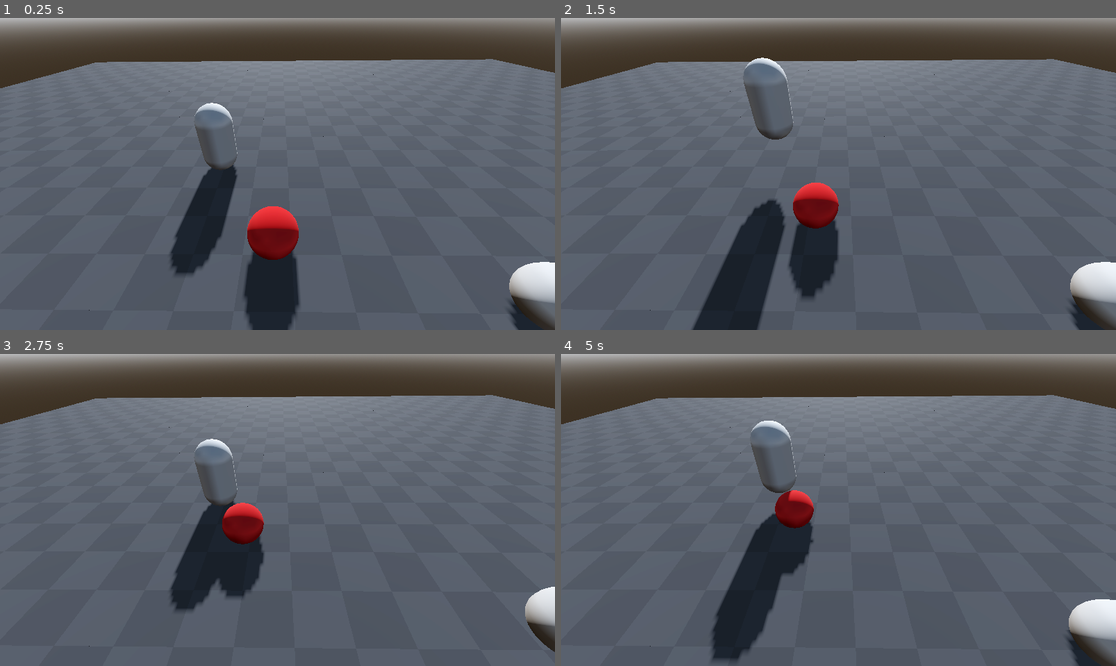
Above: before the commit, frames 1-4 (two rows, left to right).
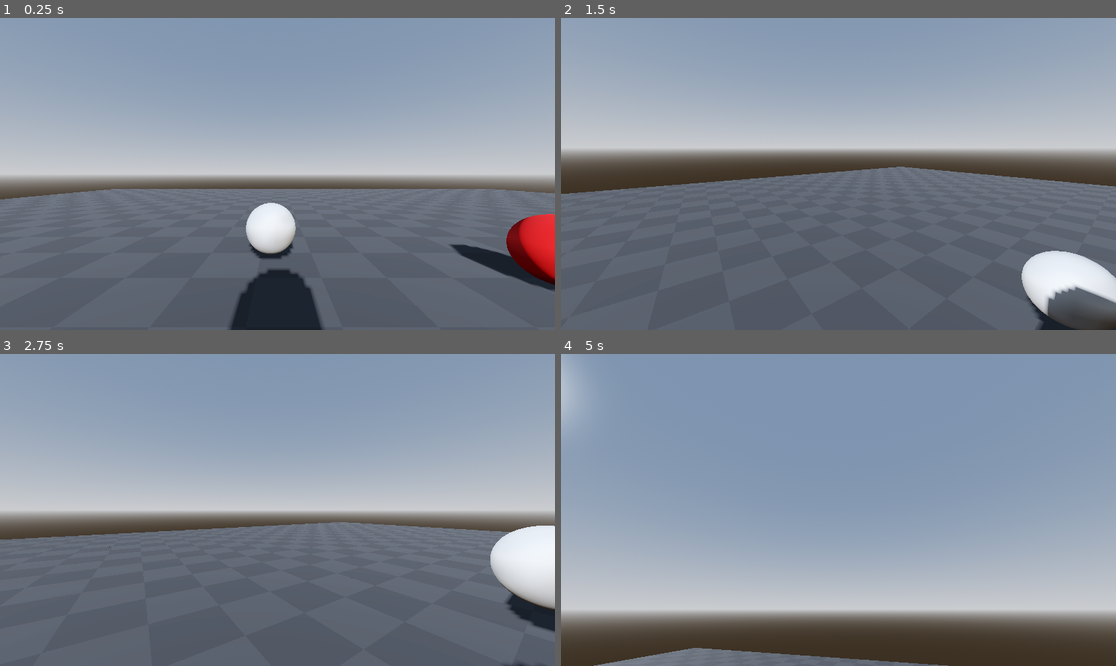
Above: after the commit, the same moments.

Repository: varshzakalq/game1
Game: Godot game, scene res://_main/Temporary stuff/temp_main.tscn
Two runs of this game, one before a commit and one after it. Both use one fixed random seed, a clock stepped at 60 frames per second and the inputs below.
Inputs (mouse positions are in pixels of both pictures, inside the frame that each line leads up to):
- Up to frame 1 (0.25 s): no input
- Up to frame 2 (1.5 s): tap Enter (ui_accept) at 0.5, 0.77, 0.8, 1.07, 1.35 s; move the mouse to (960, 158) at 0.52 s; hold D (Right) 0.53-1.28 s; hold R (Rewind) 0.53-1.28 s; click (960, 158) at 0.67 s; move the mouse to (727, 189) at 1.27 s; hold S (Backward) from 1.28 s (still down); click (727, 189) at 1.42 s
- Up to frame 3 (2.75 s): tap Enter (ui_accept) at 1.52, 1.82, 2.3 s; tap R (Rewind) at 1.55 s; move the mouse to (333, 441) at 2.02 s; release S (Backward) at 2.03 s; hold D (Right) from 2.03 s (still down); hold R (Rewind) from 2.03 s (still down); click (333, 441) at 2.17 s
- Up to frame 4 (5 s): move the mouse to (810, 572) at 2.77 s; release D (Right) at 2.78 s; release R (Rewind) at 2.78 s; hold W (Forward) 2.78-3.53 s; tap R (Rewind) at 2.85, 4.35 s; click (810, 572) at 2.92 s; tap Enter (ui_accept) at 3.02, 3.32, 3.6, 3.77, 4.07, 4.52, 4.82 s; move the mouse to (1005, 556) at 3.52 s; hold A (Left) from 3.53 s (still down); click (1005, 556) at 3.67 s; move the mouse to (672, 463) at 4.27 s; click (672, 463) at 4.42 s

The runs differ from the first frame. In frame 1, 65% of the frame differs, in the area x 0-100%, y 0-100%; in frame 2, 60%; in frame 3, 63%; in frame 4, 98%.

Commit message:
player camera stuff with undo

Diff:
--- /dev/null
+++ b/_base_objects/_characters/Player/player.gd
@@ -0,0 +1,73 @@
+extends Time_Character
+class_name Player
+
+
+
+# ==========================================
+# NODE REFERENCES
+# ==========================================
+@onready var camera = %Camera
+@onready var camera_rotation = camera.global_rotation.x :
+	set(value):
+		if camera.global_rotation.x != value:
+			camera.global_rotation.x = value
+			camera_rotation = value
+
+
+# ==========================================
+# MODULAR INPUT STATE
+# ==========================================
+
+var _input_direction : Vector2 = Vector2.ZERO
+var _input_jump_requested : bool = false
+var _input_rewind_held : bool = false
+
+# ==========================================
+# CORE LOOP
+# ==========================================
+func _physics_process(delta: float) -> void:
+
+	_gather_inputs()
+
+	_process_time_mechanics(delta)
+
+	if not _is_rewinding:
+		_process_normal_movement(delta)
+
+		move_and_slide()
+
+	#EXTREMELY IMPORTANT
+	super._physics_process(delta)
+
+# ==========================================
+# FUNCTION BLOCKS
+# ==========================================
+
+func _gather_inputs() -> void:
+	# Capture movement vector (Normalized automatically by get_vector)
+	_input_direction = Input.get_vector("Forward", "Backward", "Left", "Right")
+
+	# Capture discrete actions
+	_input_jump_requested = Input.is_action_just_pressed("ui_accept")
+
+	# Capture continuous actions
+	_input_rewind_held = Input.is_action_pressed("Rewind")
+
+func _process_time_mechanics(delta: float) -> void:
+	if _input_rewind_held:
+		_rollback(delta)
+	else:
+		# If the button is not held but we are currently marked as rewinding, stop it
+		if _is_rewinding:
+			_stop_rollback()
+
+func _process_normal_movement(delta: float) -> void:
+	# Apply standard directional movement
+	_move_self(_input_direction, delta)
+
+	# Apply jump logic
+	if _input_jump_requested:
+		_attempt_jump()
+
+	# Apply gravity (Make sure your base class _get_gravity accepts 'delta' as we updated earlier)
+	_get_gravity(delta)
--- /dev/null
+++ b/_base_objects/_characters/Player/player.tscn
@@ -0,0 +1,68 @@
+[gd_scene format=3 uid="uid://bp6wjeidcmh6x"]
+
+[ext_resource type="Script" uid="uid://cwjcjftukvpnn" path="res://_base_objects/_characters/Player/player.gd" id="1_dmsef"]
+
+[sub_resource type="CapsuleShape3D" id="CapsuleShape3D_dmsef"]
+
+[sub_resource type="CapsuleMesh" id="CapsuleMesh_uonmu"]
+
+[sub_resource type="GDScript" id="GDScript_x2vq2"]
+resource_name = "player_camera"
+script/source = "extends Camera3D
+
+@export var mouse_sensitivity : float = 0.002
+@export var min_pitch : float = -80.0
+@export var max_pitch : float = 80.0
+
+@onready var player : CharacterBody3D = get_parent()
+
+func _ready() -> void:
+	Input.mouse_mode = Input.MOUSE_MODE_CAPTURED
+
+func _unhandled_input(event: InputEvent) -> void:
+
+	# --- NEW: Toggle Mouse Capture ---
+	if event.is_action_pressed(\"ui_cancel\"):
+		if Input.mouse_mode == Input.MOUSE_MODE_CAPTURED:
+			Input.mouse_mode = Input.MOUSE_MODE_VISIBLE
+		else:
+			Input.mouse_mode = Input.MOUSE_MODE_CAPTURED
+
+	# Left-click to recapture the mouse if it was freed
+	if event is InputEventMouseButton and event.button_index == MOUSE_BUTTON_LEFT and event.pressed:
+		if Input.mouse_mode == Input.MOUSE_MODE_VISIBLE:
+			Input.mouse_mode = Input.MOUSE_MODE_CAPTURED
+
+	# --- EXISTING: Camera Rotation ---
+	if event is InputEventMouseMotion and Input.mouse_mode == Input.MOUSE_MODE_CAPTURED:
+
+		# Rotate the parent body Left/Right
+		player.rotate_y(-event.relative.x * mouse_sensitivity)
+
+		# Rotate ONLY the camera Up/Down
+		rotate_x(-event.relative.y * mouse_sensitivity)
+
+		# Clamp the vertical look
+		rotation.x = clamp(rotation.x, deg_to_rad(min_pitch), deg_to_rad(max_pitch))
+		player.camera_rotation = rotation.x
+"
+
+[node name="Player" type="CharacterBody3D" unique_id=1091194407]
+script = ExtResource("1_dmsef")
+SPEED = 3.0
+JUMP_HEIGHT = 8.0
+SNAPSHOT_PROPERTY_LIST = Array[String](["velocity", "position", "camera_rotation", "global_rotation"])
+REWIND_ACCELERATION = 0.5
+metadata/_custom_type_script = "uid://b37pyy3cyklrv"
+
+[node name="Collision" type="CollisionShape3D" parent="." unique_id=993622367]
+shape = SubResource("CapsuleShape3D_dmsef")
+
+[node name="Mesh" type="CSGMesh3D" parent="." unique_id=194374999]
+mesh = SubResource("CapsuleMesh_uonmu")
+
+[node name="Camera" type="Camera3D" parent="." unique_id=2122543223]
+unique_name_in_owner = true
+transform = Transform3D(1, 0, 0, 0, 1, 0, 0, 0, 1, 0, 0.58896637, 0)
+current = true
+script = SubResource("GDScript_x2vq2")
--- a/_base_objects/_characters/old enemy(for reference)/Sphere/Components/AI/Melee.gd
+++ b/_base_objects/_characters/old enemy(for reference)/Sphere/Components/AI/Melee.gd
@@ -15,7 +15,8 @@
 
 func _damage_target(target, amount : float):
 	if not target.has_method("take_damage"):
-		push_error("Target has no method to take damage")
+		pass
+		#push_error("Target has no method to take damage")
 	else:
 		main_body._play_melee_attack_animation()
 		target.take_damage(amount)
--- a/_engine/_base classes/time_character.gd
+++ b/_engine/_base classes/time_character.gd
@@ -58,6 +58,18 @@
 				break
 
 			for key in snapshots:
+
+				if key == "global_rotation":
+					var temp = snapshots[key].pop_back()
+
+					if temp.y - global_rotation.y > PI:
+						temp.y -= 2*PI
+					elif temp.y - global_rotation.y < -PI:
+						temp.y += 2*PI
+
+					target_values[key] = temp
+					continue
+
 				target_values[key] = snapshots[key].pop_back()
 
 		if not target_values.is_empty():
@@ -102,17 +114,21 @@
 
 	var movement_dir = Vector3(direction.y, 0, direction.x)
 
+	var vertical_vel = velocity.y
 	velocity = lerp(velocity, SPEED*movement_dir.rotated(Vector3.UP, global_rotation.y), 5 * delta)
+	velocity.y = vertical_vel
 
 func _attempt_jump() -> void:
 	if _is_rewinding: return
 	if is_on_floor():
-		velocity.y += JUMP_HEIGHT
+		velocity.y = JUMP_HEIGHT
 
 func _get_gravity(delta : float) -> void:
 	if _is_rewinding: return
+
 	if not is_on_floor():
 		velocity.y -= GRAVITY*delta
+
 
 
 func _handle_stair_step_up(delta: float) -> void:
--- a/_main/Temporary stuff/temp_main.tscn
+++ b/_main/Temporary stuff/temp_main.tscn
@@ -4,6 +4,7 @@
 [ext_resource type="PackedScene" uid="uid://ccec6c80h1n8j" path="res://_base_objects/_characters/old enemy(for reference)/Sphere/Sphere_enemy.tscn" id="2_yohdy"]
 [ext_resource type="PackedScene" uid="uid://ck4rhlfugoumh" path="res://_main/Temporary stuff/test_dummy.tscn" id="3_yohdy"]
 [ext_resource type="PackedScene" uid="uid://g60q1jol1hrc" path="res://_base_objects/_characters/temp_player/time_test.tscn" id="4_yh7ig"]
+[ext_resource type="PackedScene" uid="uid://bp6wjeidcmh6x" path="res://_base_objects/_characters/Player/player.tscn" id="5_lhv2y"]
 
 [sub_resource type="ProceduralSkyMaterial" id="ProceduralSkyMaterial_f3sb7"]
 sky_horizon_color = Color(0.662243, 0.671743, 0.686743, 1)
@@ -45,3 +46,6 @@
 
 [node name="time_test" parent="." unique_id=1916834120 instance=ExtResource("4_yh7ig")]
 transform = Transform3D(1, 0, 0, 0, 1, 0, 0, 0, 1, -2.8057258, 2, -2)
+
+[node name="Player" parent="." unique_id=1091194407 instance=ExtResource("5_lhv2y")]
+transform = Transform3D(1, 0, 0, 0, 1, 0, 0, 0, 1, -2.6726766, 2, 2.1131673)
Not shown, added: _base_objects/_characters/Player/player.gd.uid
